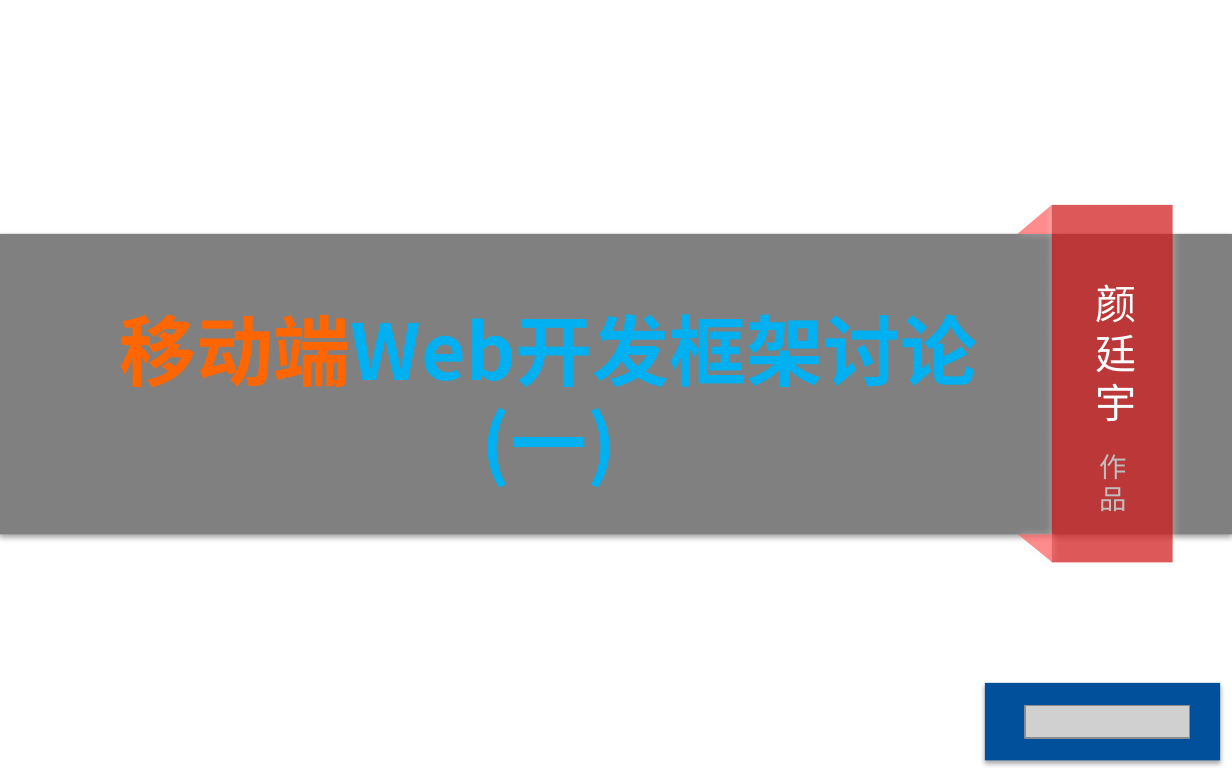
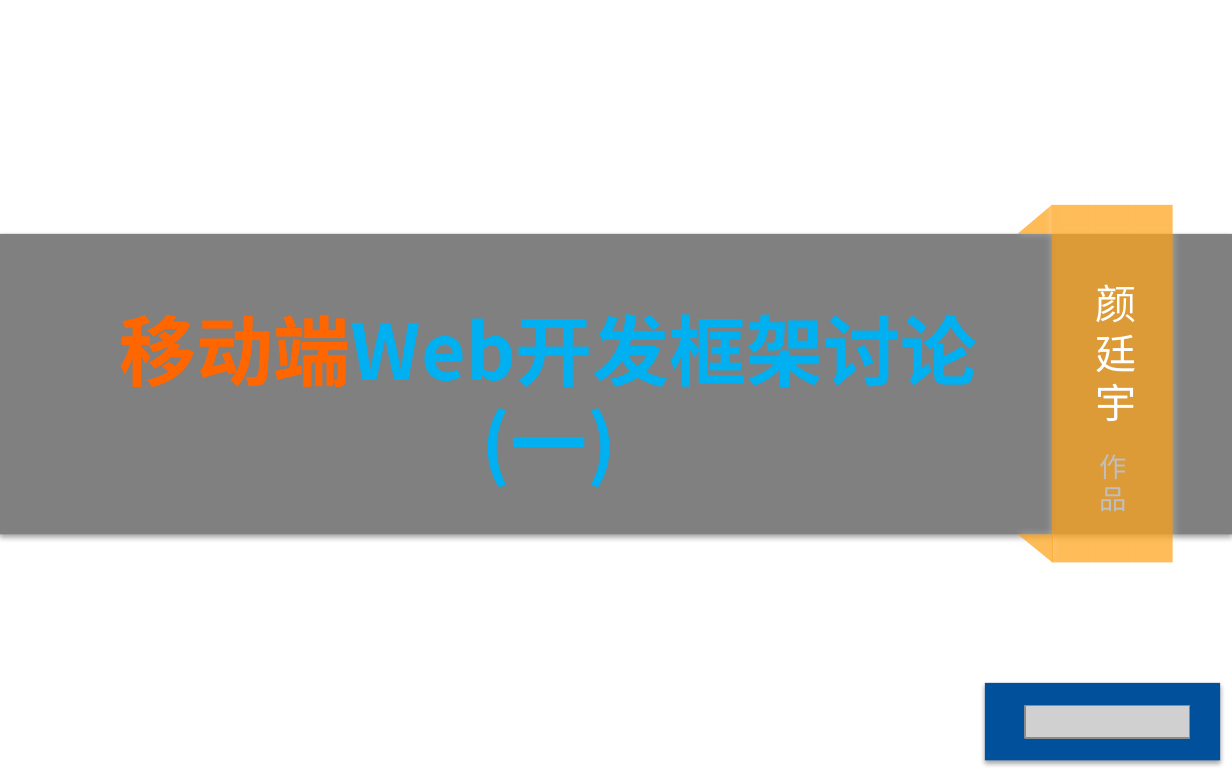
Before and after one commit to ssdut-nowind/NeusoftApp, a slide deck: slide 1 of doc/移动端Web开发框架讨论.pptx. Drawn at 1232x770 pixels with LibreOffice and Linux fonts; fonts in the diff are those of the drawing; grey boxes stand for pictures. Boxes give left, top, right and bottom in pixels: in the first picture for what was removed or moved away, otherwise in the second. Text is boxed around its words. In the diff, an @@ line names an element or a change of style, - is before the commit and + after.

```diff
--- a/doc/移动端Web开发框架讨论.pptx
+++ b/doc/移动端Web开发框架讨论.pptx
@@ right triangle at <box>1018,205,1052,234</box>: fill #FF5050 at 65% opacity to #FF9900 at 65% opacity @@
@@ rectangle at <box>1052,205,1173,562</box>: fill #CC0000 at 65% opacity to #FF9900 at 65% opacity @@
@@ right triangle at <box>1018,535,1052,563</box>: fill #FF5050 at 65% opacity to #FF9900 at 65% opacity @@
```
Also in this commit, not shown: 1 other slide changed, 2 slides added, 1 slide removed.
